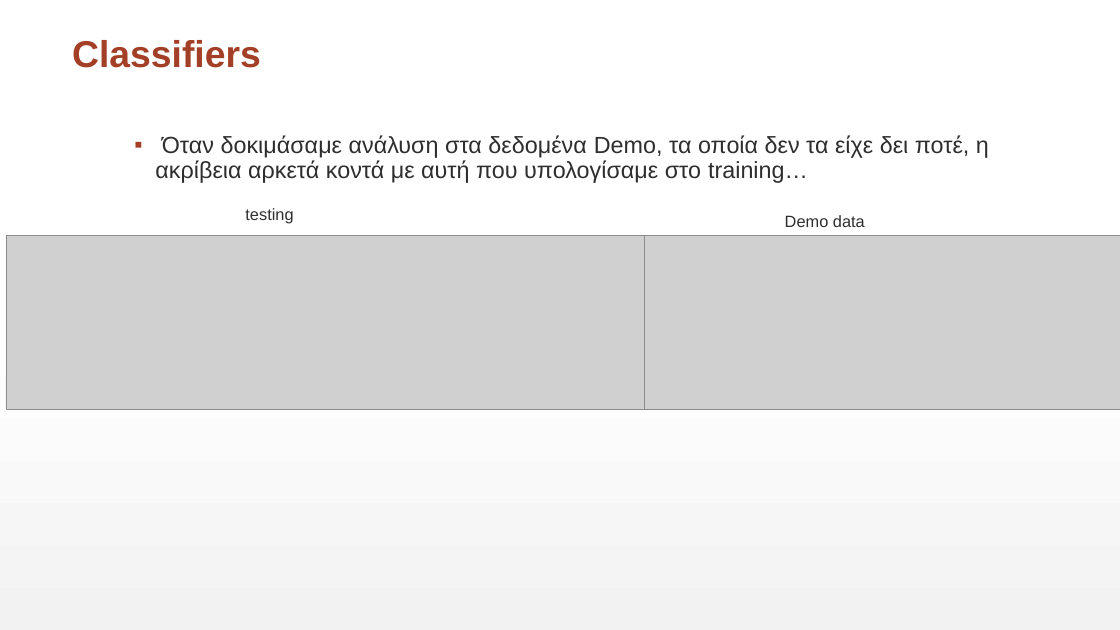
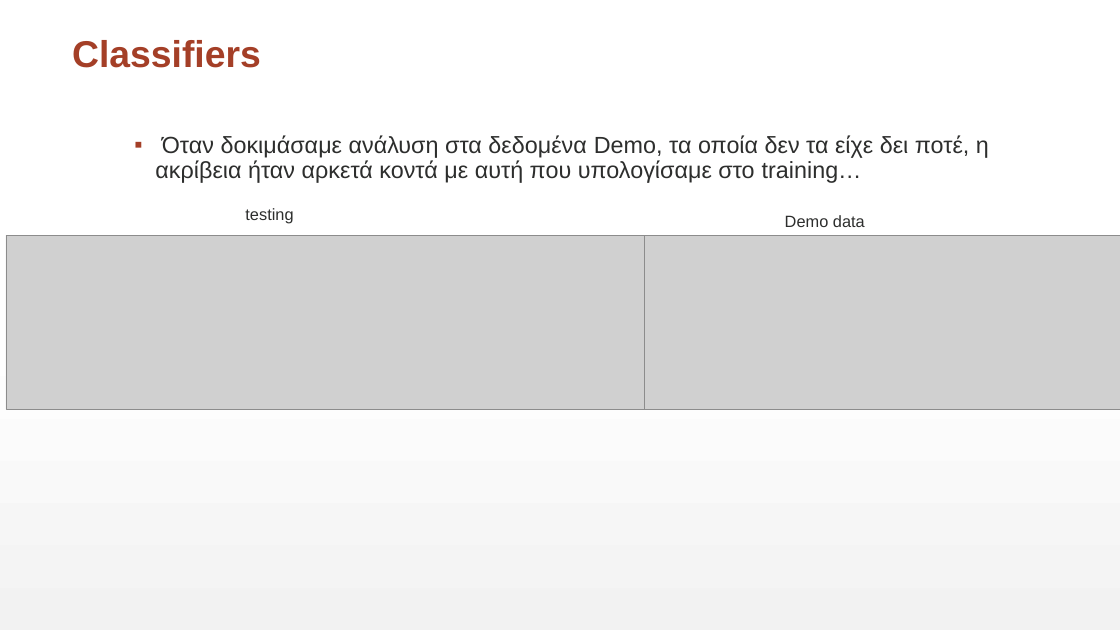
Before and after one commit to pkafkas/painterClassification, a slide deck: slide 14 of Painting Classification - Presentation.pptx (slide 13 before the commit). Drawn at 1120x630 pixels with LibreOffice and Linux fonts; fonts in the diff are those of the drawing; grey boxes stand for pictures. Boxes give left, top, right and bottom in pixels: in the first picture for what was removed or moved away, otherwise in the second. Text is boxed around its words. In the diff, an @@ line names an element or a change of style, - is before the commit and + after.

```diff
--- a/Painting Classification - Presentation.pptx
+++ b/Painting Classification - Presentation.pptx
@@ text at [155,135,989,183]: text changed @@
-▪ Όταν δοκιμάσαμε ανάλυση στα δεδομένα Demo, τα οποία δεν τα είχε δει ποτέ, η ακρίβεια αρκετά κοντά με αυτή που υπολογίσαμε στο training…
+▪ Όταν δοκιμάσαμε ανάλυση στα δεδομένα Demo, τα οποία δεν τα είχε δει ποτέ, η ακρίβεια ήταν αρκετά κοντά με αυτή που υπολογίσαμε στο training…
```
Also in this commit, not shown: 1 slide added.
